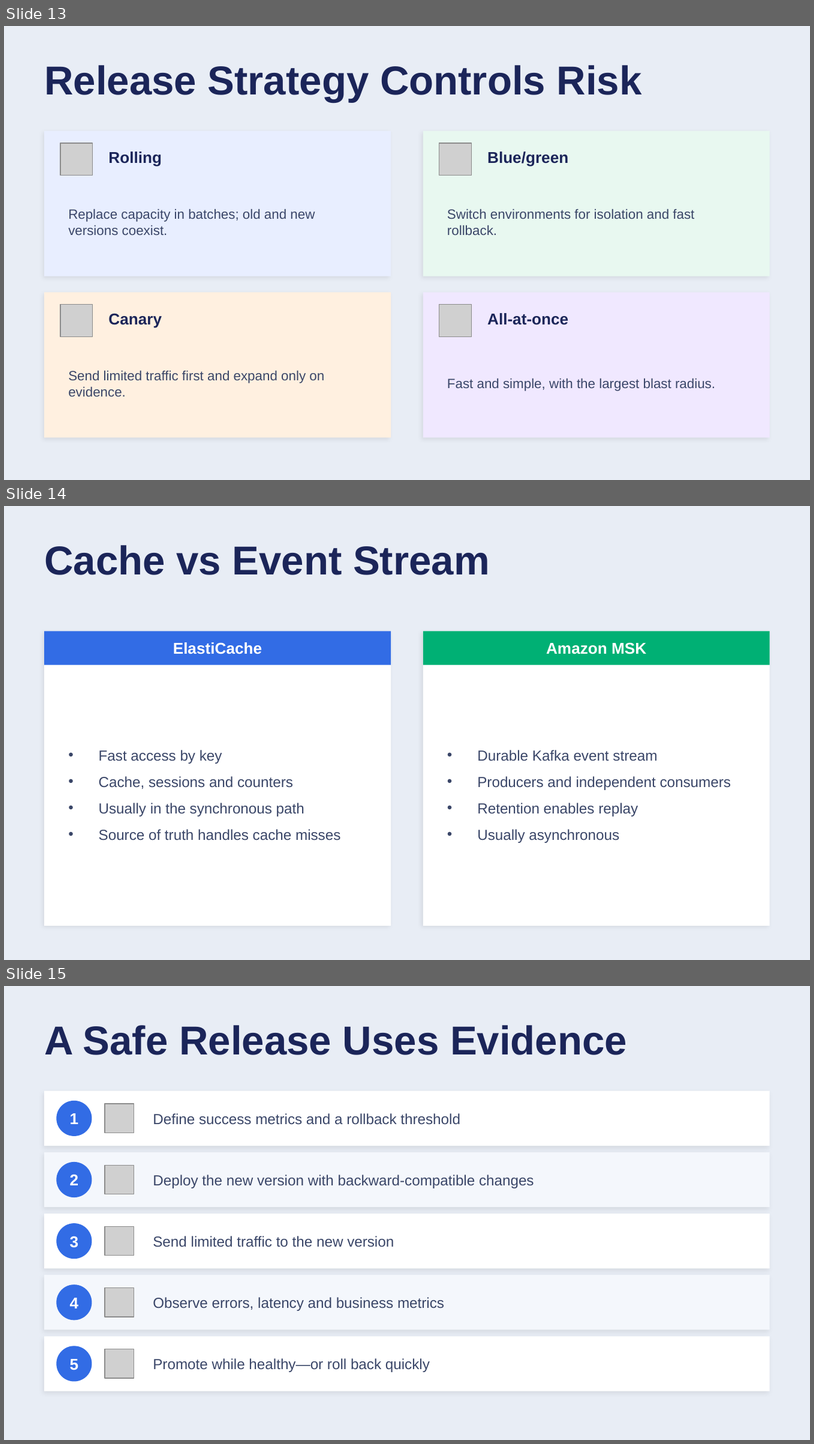
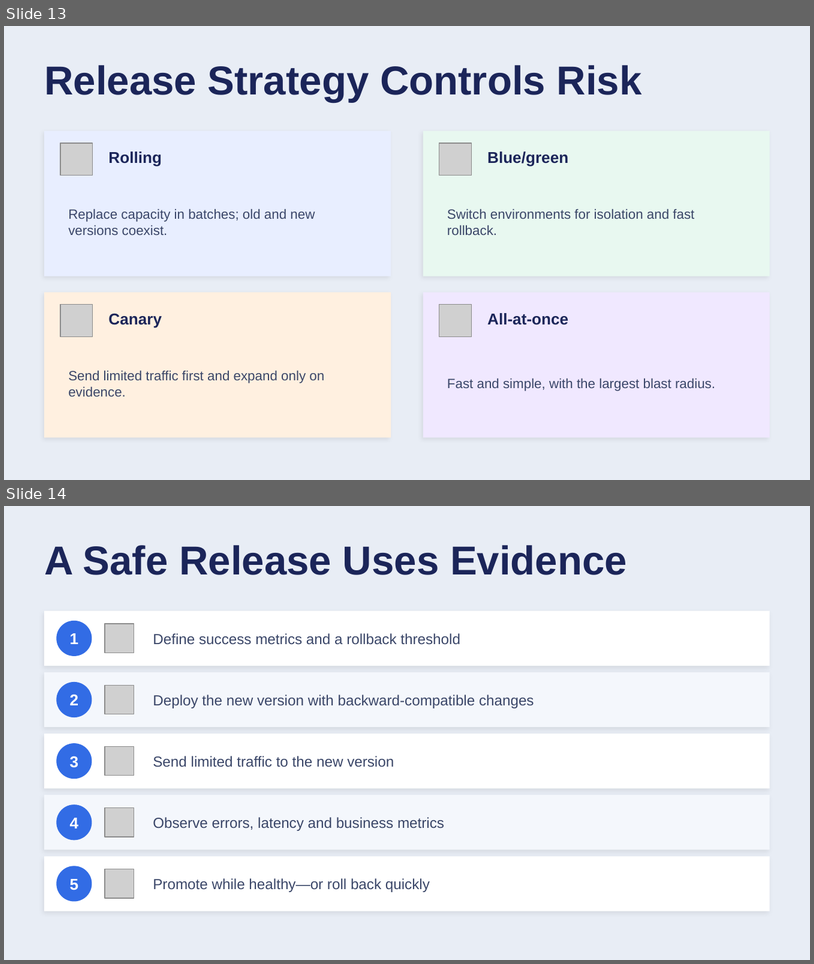
Before and after one commit to Saro-87/PPMCAD16B, a slide deck: 05-AWS-Arch/05-AWS-Architecture-Design-and-Implementation.pptx. Shown one above the other, each under a label of ours: slides 13, 14 and 15 before the commit, slides 13 and 14 after it. The pictures are 814x1444 and 814x964 pixels, drawn with LibreOffice and Linux fonts; fonts in the diff are those of the drawing; grey boxes stand for pictures. Boxes give left, top, right and bottom in pixels: in the first picture for what was removed or moved away, otherwise in the second. Text is boxed around its words. In the diff, an @@ line names an element or a change of style, - is before the commit and + after.

```diff
--- a/05-AWS-Arch/05-AWS-Architecture-Design-and-Implementation.pptx
+++ b/05-AWS-Arch/05-AWS-Architecture-Design-and-Implementation.pptx
@@ slide 14 removed at (4, 506, 810, 960), background #E8EDF5 @@
@@ text removed at (44, 545, 490, 575) @@
-Cache vs Event Stream
@@ rectangle removed at (44, 631, 391, 925) @@
@@ rectangle removed at (44, 631, 391, 665) @@
@@ rectangle removed at (423, 631, 770, 925) @@
@@ rectangle removed at (423, 631, 770, 665) @@
@@ text removed at (173, 642, 262, 654) @@
-ElastiCache
@@ text removed at (546, 642, 647, 654) @@
-Amazon MSK
@@ text removed at (99, 750, 341, 840) @@
-• Fast access by key
-• Cache, sessions and counters
-• Usually in the synchronous path
-• Source of truth handles cache misses
@@ text removed at (477, 750, 731, 843) @@
-• Durable Kafka event stream
-• Producers and independent consumers
-• Retention enables replay
-• Usually asynchronous
@@ what was slide 15 is now slide 14 @@
```
Also in this commit, not shown: 3 slides changed, 4 other files.
